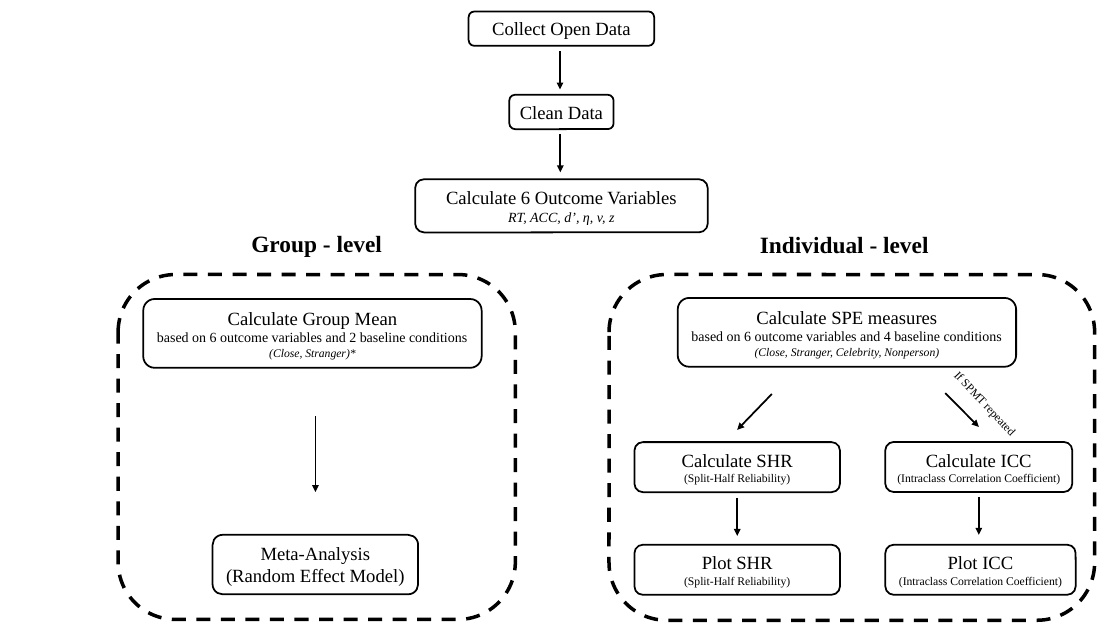
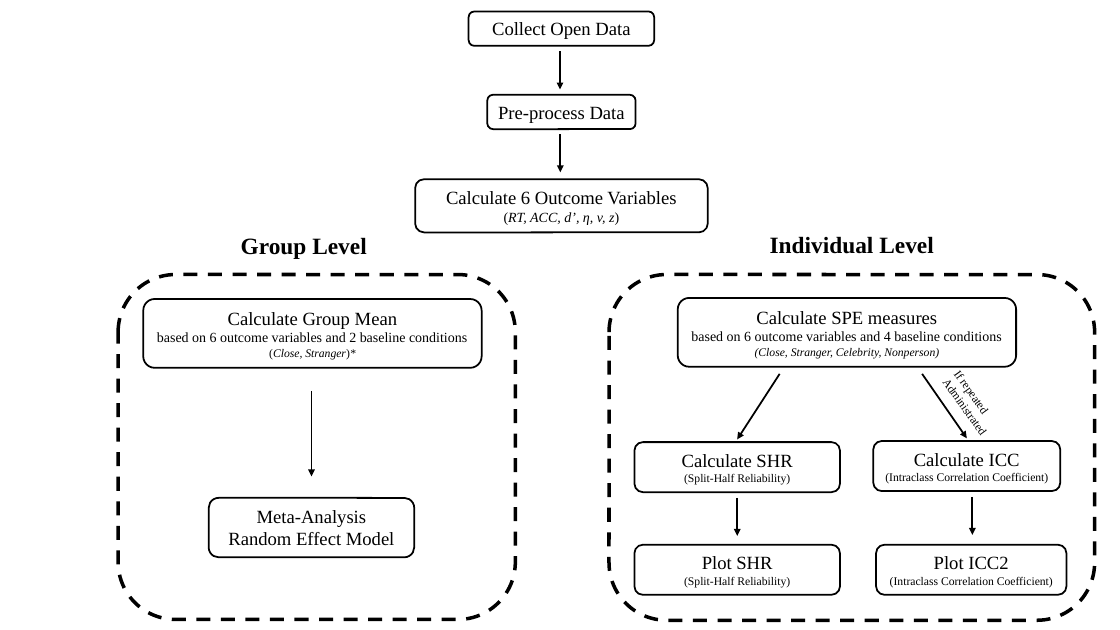
Before and after one commit to Chuan-Peng-Lab/ReliabilitySPE, a slide deck: slide 3 of 1_Protocol/1_2_Planned_Analysis/1_2_2_OUTPUT/Flow_Chart.pptx. Drawn at 1120x630 pixels with LibreOffice and Linux fonts; fonts in the diff are those of the drawing. Boxes give left, top, right and bottom in pixels: in the first picture for what was removed or moved away, otherwise in the second. Text is boxed around its words. In the diff, an @@ line names an element or a change of style, - is before the commit and + after.

```diff
--- a/1_Protocol/1_2_Planned_Analysis/1_2_2_OUTPUT/Flow_Chart.pptx
+++ b/1_Protocol/1_2_Planned_Analysis/1_2_2_OUTPUT/Flow_Chart.pptx
@@ rounded rectangle "Pre-process Data": place and size @@
-rounded rectangle "Pre-process Data" at <box>509,95,613,129</box>
+rounded rectangle "Pre-process Data" at <box>487,95,636,129</box>
@@ text in rounded rectangle at <box>498,106,625,123</box>: text changed @@
-Clean Data
+Pre-process Data
@@ text at <box>241,237,366,259</box>: text changed @@
-Group - level
+Group Level
@@ text in rounded rectangle at <box>504,212,619,225</box>: text changed @@
-RT, ACC, d’, η, v, z
+(RT, ACC, d’, η, v, z)
@@ text at <box>770,236,933,254</box>: text changed @@
-Individual - level
+Individual Level
@@ text in rounded rectangle at <box>269,349,355,360</box>: italic off in "(Close, Stranger)*" @@
@@ text "If repeated" at <box>951,374,966,380</box>: rotation 46 to 54 degrees @@
@@ arrow moved from (772, 394) - (738, 430) to (780, 374) - (738, 439) @@
@@ arrow moved from (945, 393) - (979, 427) to (923, 374) - (967, 439) @@
@@ text at <box>951,374,966,380</box>: text changed @@
-If SPMT repeated
+If repeated
+Administrated
@@ arrow moved from (315, 416) - (315, 492) to (312, 391) - (312, 476) @@
@@ rounded rectangle "Calculate ICC": place and size @@
-rounded rectangle "Calculate ICC" at <box>886,442,1073,492</box>
+rounded rectangle "Calculate ICC" at <box>874,441,1061,492</box>
@@ rounded rectangle "Meta-Analysis": place and size @@
-rounded rectangle "Meta-Analysis" at <box>213,535,418,595</box>
+rounded rectangle "Meta-Analysis" at <box>209,498,415,558</box>
@@ arrow moved from (979, 497) - (979, 535) to (973, 497) - (973, 535) @@
@@ text in rounded rectangle at <box>228,532,395,546</box>: text changed @@
-(Random Effect Model)
+Random Effect Model
@@ rounded rectangle "Plot ICC2": place and size @@
-rounded rectangle "Plot ICC2" at <box>886,545,1076,596</box>
+rounded rectangle "Plot ICC2" at <box>876,545,1067,596</box>
@@ text in rounded rectangle at <box>934,556,1008,570</box>: text changed @@
-Plot ICC
+Plot ICC2
```
Also in this commit, not shown: 12 other files.
